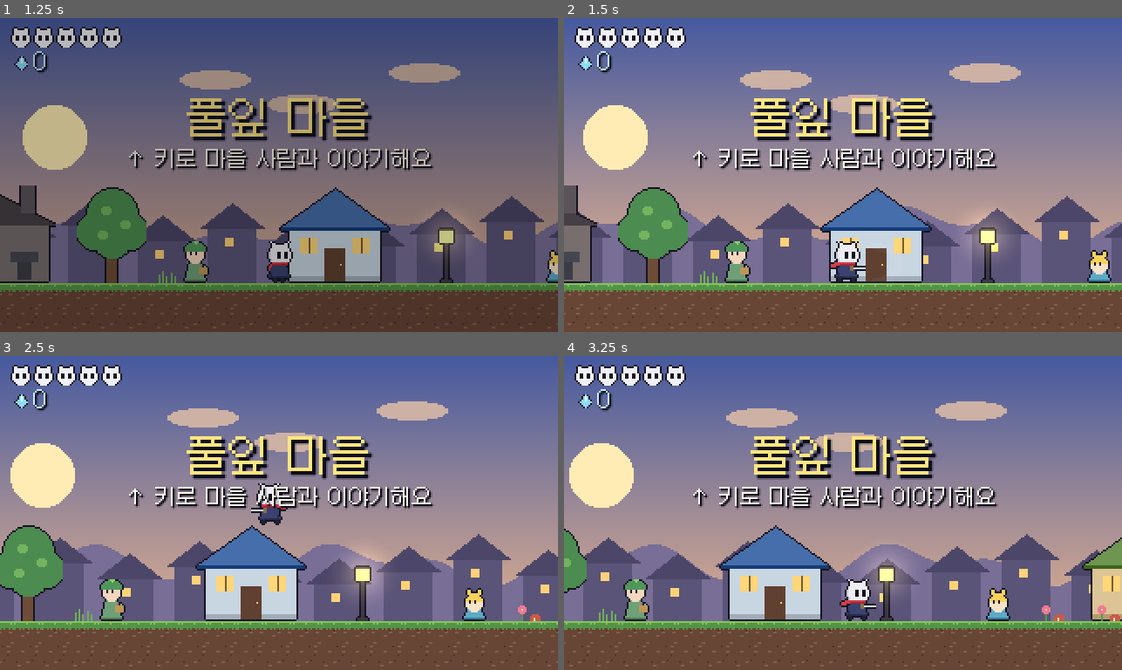
Above: before the commit, frames 1-4 (two rows, left to right).
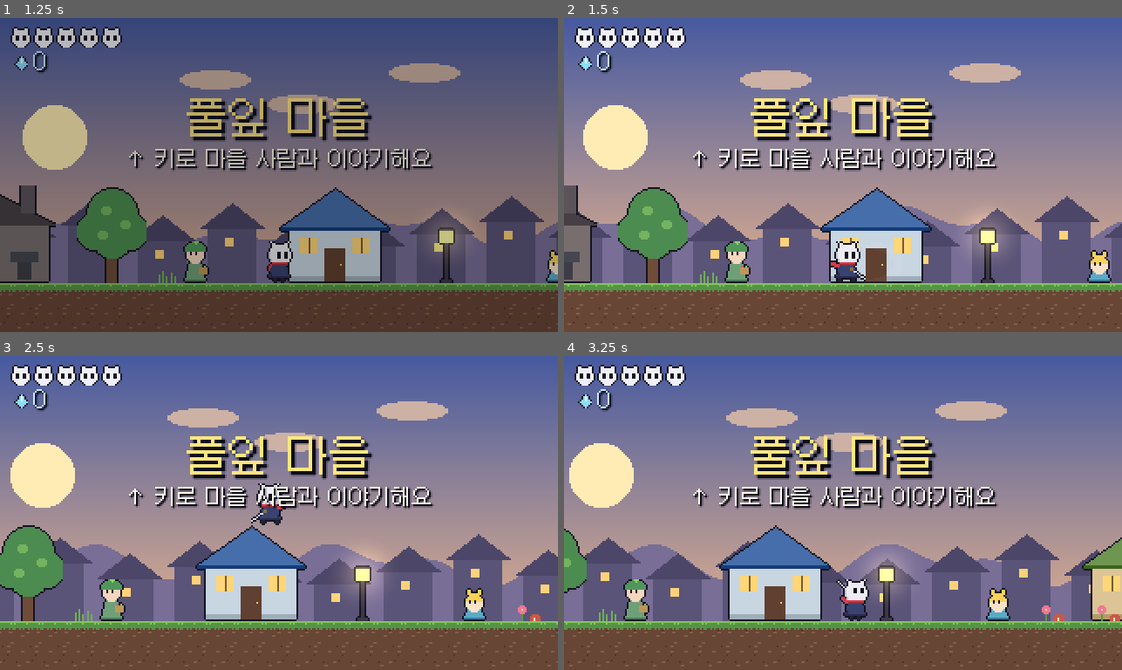
Above: after the commit, the same moments.

Repository: passedcloud-cmd/trymakegame2
Game: Godot game, scene res://scenes/title.tscn
Two runs of this game, one before a commit and one after it. Both use one fixed random seed, a clock stepped at 60 frames per second and the inputs below.
Inputs:
- Up to frame 1 (1.25 s): hold Right (move_right) from 0.53 s (still down); tap X (attack) at 0.6 s; tap Up (move_up) at 0.77 s
- Up to frame 2 (1.5 s): keep holding Right (move_right); tap X (attack) at 1.35 s
- Up to frame 3 (2.5 s): tap Up (move_up) at 1.52 s; release Right (move_right) at 2.03 s; hold Left (move_left) from 2.03 s (still down); hold Z (confirm) from 2.03 s (still down); tap X (attack) at 2.3 s
- Up to frame 4 (3.25 s): release Left (move_left) at 2.78 s; release Z (confirm) at 2.78 s; hold Right (move_right) from 2.78 s (still down); tap C (dash) at 2.85 s; tap Up (move_up) at 3.02 s; tap X (attack) at 3.05 s

Frame 1 is identical in both runs. In frame 2, less than 0.1% of the frame differs, in the area x 47-55%, y 77-84%; in frame 3, less than 0.1%; in frame 4, 0.3%, in the area x 48-56%, y 71-85%.

Commit message:
기사 베기 동작을 방향마다 3장으로 나누기
- 옆/위/아래 베기마다 준비 → 휘두르기 → 마무리 그림이 차례로 나와요
- knight.png를 12칸에서 20칸으로 늘렸어요 (기존 칸 번호는 그대로)
- 기사 장면과 타이틀 장면의 hframes를 20으로 바꿨어요

Co-Authored-By: Claude Opus 5.5 <noreply@anthropic.com>
Claude-Session: https://claude.ai/code/session_012FWvu5EKhoKuBzDrjexvBn

Diff:
--- a/scenes/player.tscn
+++ b/scenes/player.tscn
@@ -20,7 +20,7 @@
 [node name="Sprite2D" type="Sprite2D" parent="."]
 position = Vector2(0, -12)
 texture = ExtResource("2_knight")
-hframes = 12
+hframes = 20
 
 [node name="CollisionShape2D" type="CollisionShape2D" parent="."]
 position = Vector2(0, -10)
--- a/scenes/title.tscn
+++ b/scenes/title.tscn
@@ -39,7 +39,7 @@
 [node name="Knight" type="Sprite2D" parent="."]
 position = Vector2(160, 144)
 texture = ExtResource("4_knight")
-hframes = 12
+hframes = 20
 
 [node name="UI" type="CanvasLayer" parent="."]
 
--- a/scripts/player.gd
+++ b/scripts/player.gd
@@ -59,6 +59,15 @@
 const FRAME_DASH := 9
 const FRAME_HURT := 10
 const FRAME_LOOK_UP := 11
+# 베기 동작: 방향마다 3장 (준비 → 휘두르기 → 마무리)
+const FRAMES_ATTACK_SIDE := [12, FRAME_ATTACK, 13]
+const FRAMES_ATTACK_UP := [14, 15, 16]
+const FRAMES_ATTACK_DOWN := [17, 18, 19]
+## 베는 그림을 보여주는 전체 시간 (초)
+const ATTACK_POSE_TIME := 0.18
+## 준비 그림과 휘두르기 그림이 끝나는 시점 (초). 나머지 시간은 마무리 그림이에요.
+const ATTACK_WINDUP_END := 0.03
+const ATTACK_SWING_END := 0.11
 
 @onready var sprite: Sprite2D = $Sprite2D
 @onready var attack_area: Area2D = $AttackArea
@@ -256,7 +265,7 @@
 func start_attack() -> void:
 	attack_cooldown_timer = attack_cooldown
 	attack_timer = attack_active_time
-	attack_pose_timer = 0.18
+	attack_pose_timer = ATTACK_POSE_TIME
 	hit_list.clear()
 	pogo_done = false
 	Sound.play("swipe")
@@ -492,7 +501,7 @@
 	elif is_dashing():
 		sprite.frame = FRAME_DASH
 	elif attack_pose_timer > 0.0:
-		sprite.frame = FRAME_ATTACK
+		sprite.frame = attack_frame()
 	elif not is_on_floor():
 		sprite.frame = FRAME_JUMP if velocity.y < 0.0 else FRAME_FALL
 	elif absf(velocity.x) > 10.0:
@@ -504,3 +513,18 @@
 
 	# 무적인 동안은 깜빡깜빡
 	sprite.visible = invincible_timer <= 0.0 or int(invincible_timer * 20.0) % 2 == 0
+
+
+# 베는 방향과 지난 시간에 맞는 그림 번호를 골라요.
+func attack_frame() -> int:
+	var frames: Array = FRAMES_ATTACK_SIDE
+	if attack_dir == Vector2.UP:
+		frames = FRAMES_ATTACK_UP
+	elif attack_dir == Vector2.DOWN:
+		frames = FRAMES_ATTACK_DOWN
+	var elapsed := ATTACK_POSE_TIME - attack_pose_timer
+	if elapsed < ATTACK_WINDUP_END:
+		return frames[0]
+	elif elapsed < ATTACK_SWING_END:
+		return frames[1]
+	return frames[2]
Binary file changed: assets/knight.png
Not shown, changed: README.md
Not shown, changed: tools/make_art.py
